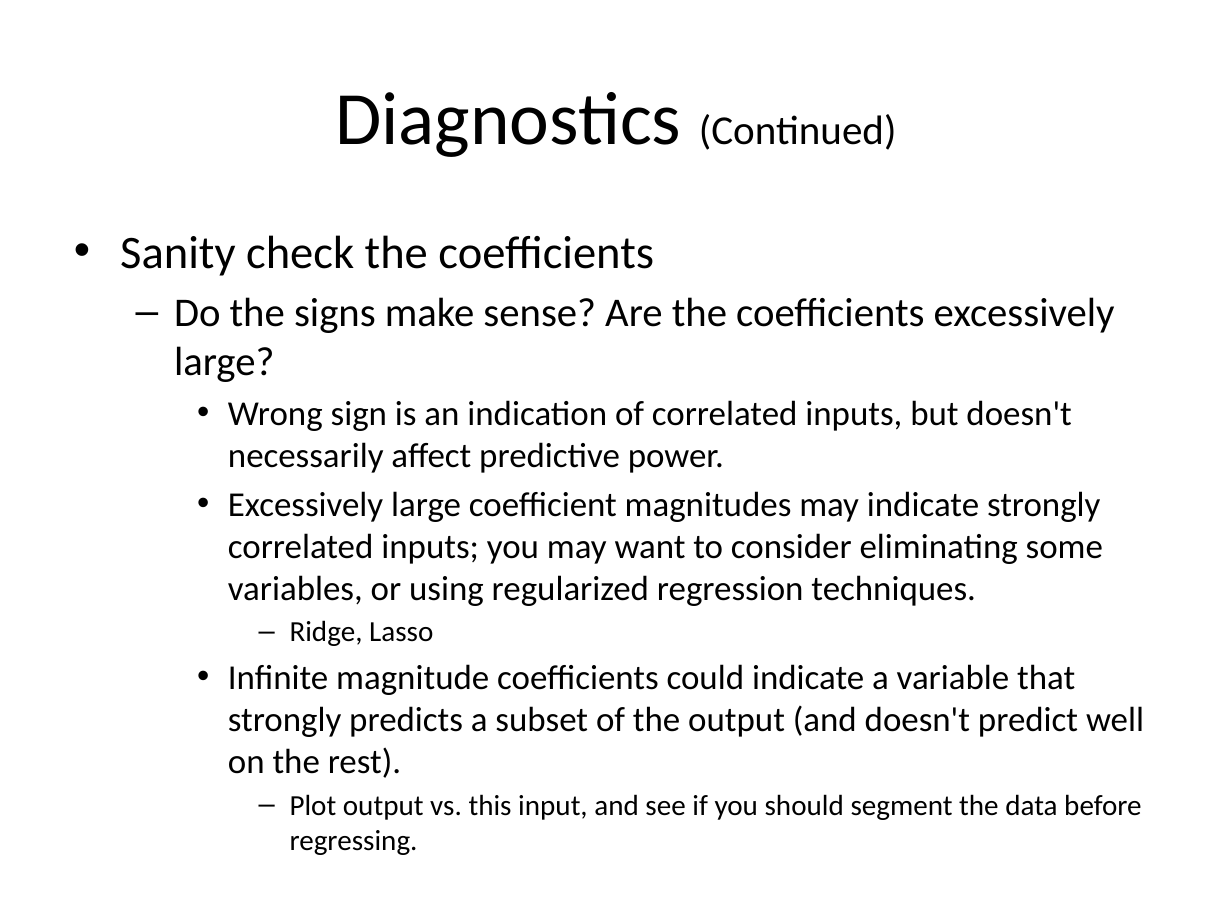
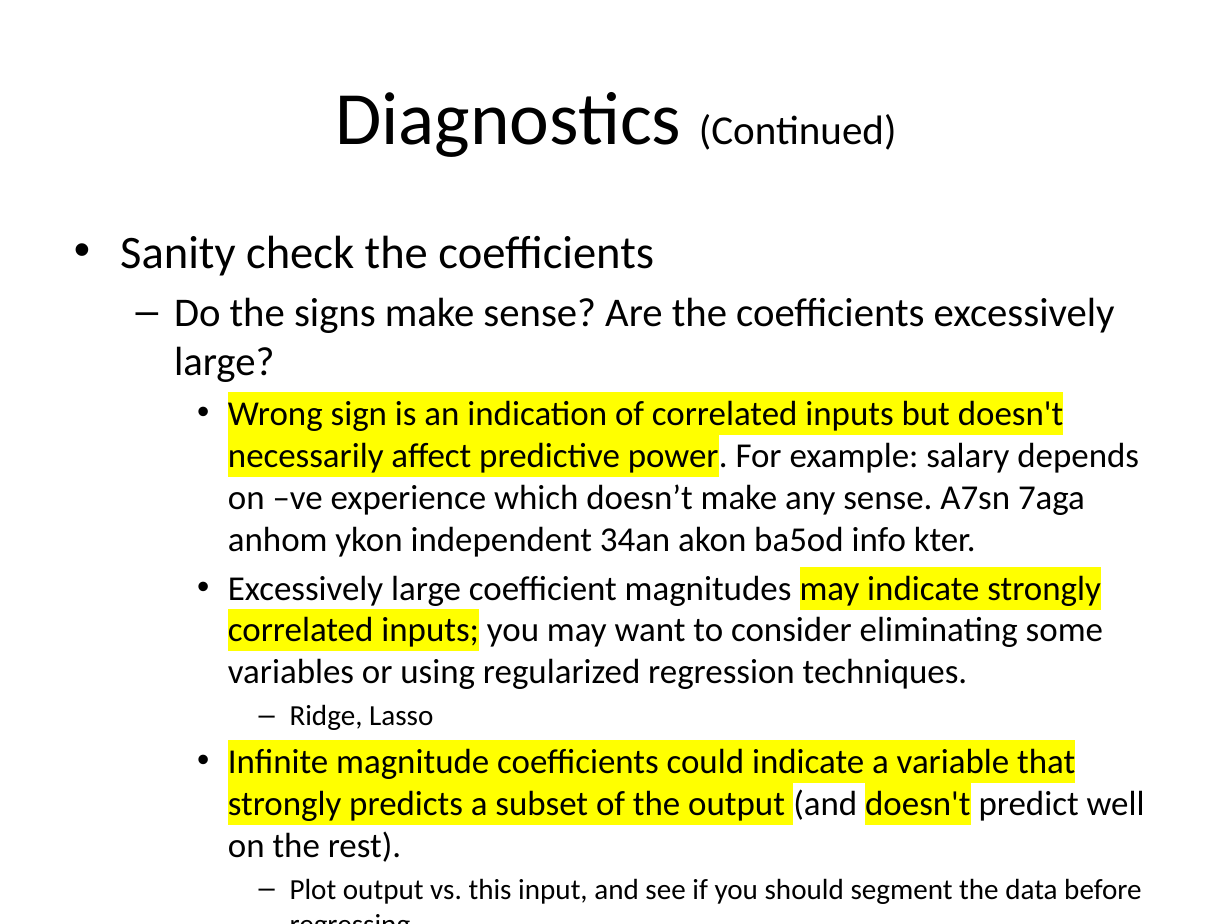
Before and after one commit to EngPeterAtef/Big-Data-Labs, a slide deck: slide 36 of Lab 5 - Predictive Analysis II/Linear Regression.pptx. Drawn at 1232x924 pixels with LibreOffice and Linux fonts; fonts in the diff are those of the drawing. Boxes give left, top, right and bottom in pixels: in the first picture for what was removed or moved away, otherwise in the second. Text is boxed around its words. In the diff, an @@ line names an element or a change of style, - is before the commit and + after.

Commit message:
Update linear and logistic regression analysis
This commit introduces several enhancements and fixes to both linear and logistic regression analysis scripts and reports. Key changes include the correction of standard deviation terminology, detailed exploration of data points' distribution with varying standard deviations, and comprehensive analysis of linear model coefficients. Additionally, the logistic regression script now includes a set-up for the working directory, improved data exploration, and predictive analysis with ROC curve plotting. The reports have been updated to reflect these changes, providing clearer insights into the predictive models' performance and outcomes.

- Standard deviation terminology corrected from 'sd' to 'std'
- Detailed analysis of data points distribution with varying std
- Comprehensive exploration of linear model coefficients
- Logistic regression script now sets the working directory
- Improved data exploration and predictive analysis in logistic regression
- ROC curve plotting added to logistic regression script
- Reports updated to reflect changes and provide clearer insights

```diff
--- a/Lab 5 - Predictive Analysis II/Linear Regression.pptx
+++ b/Lab 5 - Predictive Analysis II/Linear Regression.pptx
@@ text at (x1=228, y1=400, x2=1139, y2=689): text changed @@
-    • Wrong sign is an indication of correlated inputs, but doesn't necessarily affect predictive power.
-    • Excessively large coefficient magnitudes may indicate strongly correlated inputs; you may want to consider eliminating some variables, or using regularized regression techniques.
+    • Wrong sign is an indication of correlated inputs but doesn't necessarily affect predictive power. For example: salary depends on –ve experience which doesn’t make any sense. A7sn 7aga anhom ykon independent 34an akon ba5od info kter.
+    • Excessively large coefficient magnitudes may indicate strongly correlated inputs; you may want to consider eliminating some variables or using regularized regression techniques.
@@ text at (x1=228, y1=748, x2=1145, y2=862): highlight none to #FFFF00 in "Infinite magnitude coefficients could indicate a variable ..." @@
```
Also in this commit, not shown: 16 other slides changed, 4 other files.
